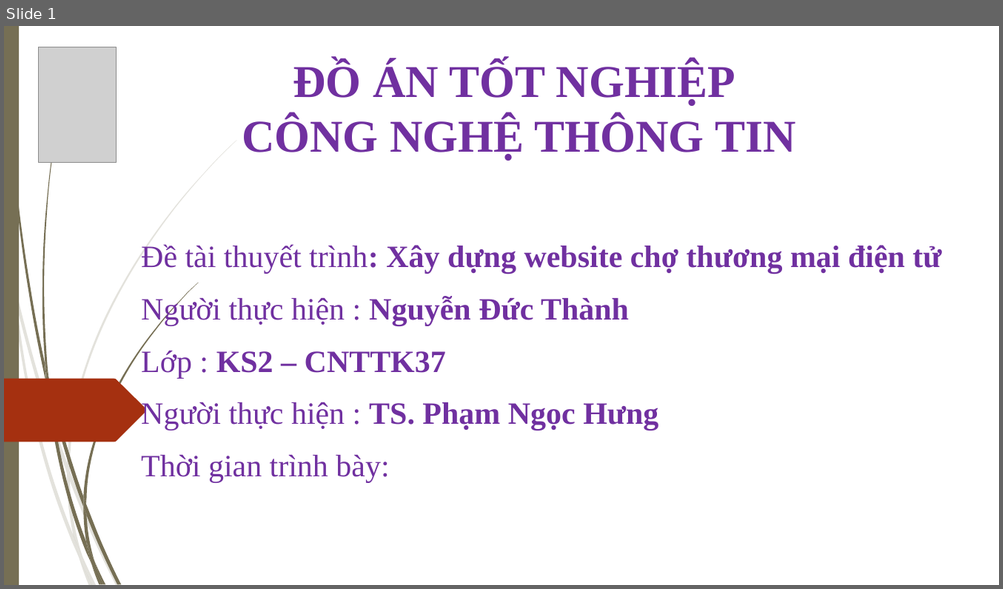
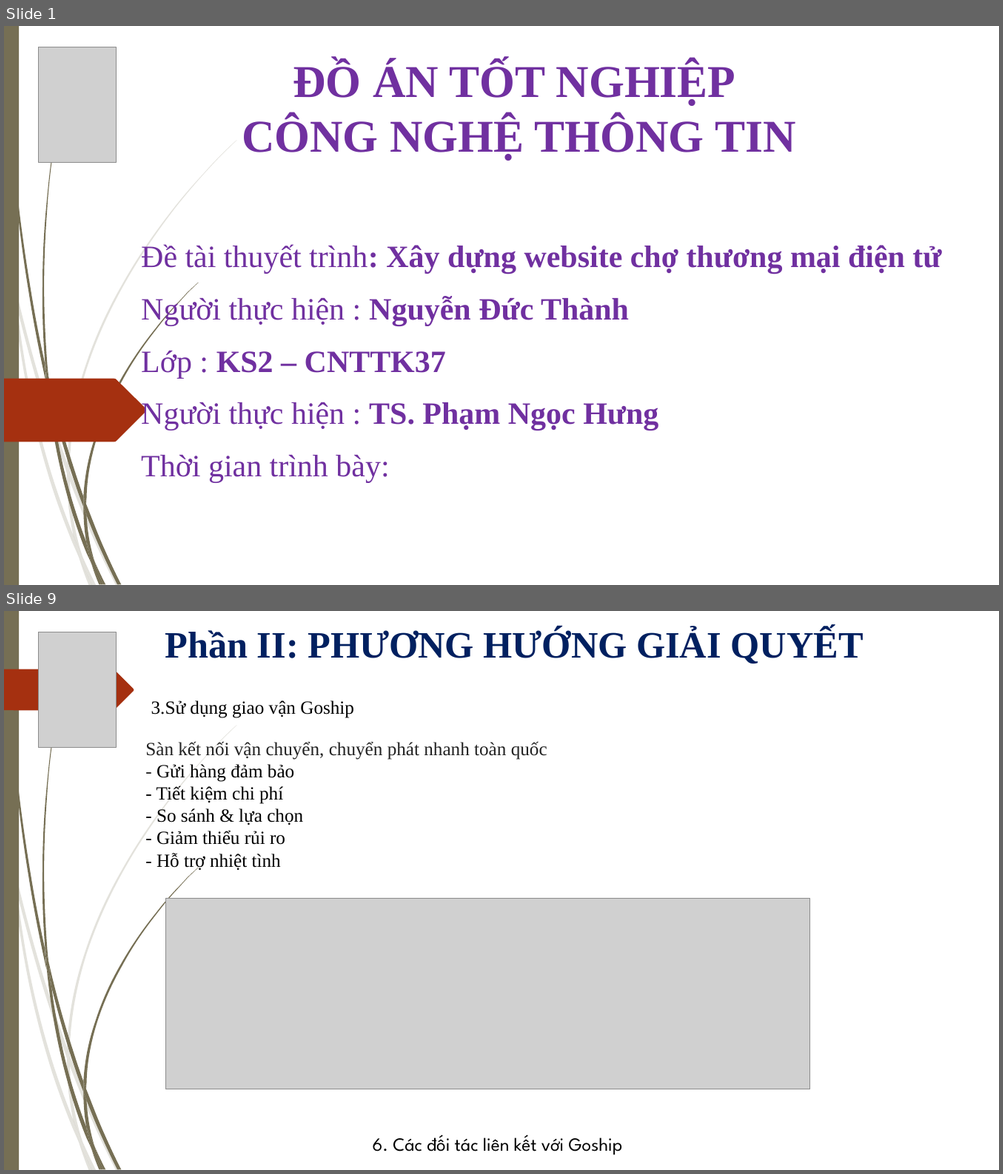
Before and after one commit to thanhgonzalo/datn, a slide deck: Slide.ppt. Shown one above the other, each under a label of ours: slide 1 before the commit, slides 1 and 9 after it; the slides between them are not shown. The pictures are 1003x589 and 1003x1174 pixels, drawn with LibreOffice and Linux fonts; fonts in the diff are those of the drawing; grey boxes stand for pictures; background and template pictures are left out. Boxes give left, top, right and bottom in pixels: in the first picture for what was removed or moved away, otherwise in the second. Text is boxed around its words. In the diff, an @@ line names an element or a change of style, - is before the commit and + after.

```diff
--- a/Slide.ppt
+++ b/Slide.ppt
@@ slide 9 added at [4, 611, 999, 1170], background picture (left out); not listed: 23 template elements that a slide beside it also shows @@
@@ picture added at [38, 632, 116, 747] @@
@@ text added at [165, 629, 863, 664], 36 pt, text #002060, bold @@
+Phần II: PHƯƠNG HƯỚNG GIẢI QUYẾT
@@ freeform shape added at [4, 669, 134, 711], fill #A53010 @@
@@ text added at [151, 701, 354, 718], 18 pt, text #000000 @@
+3.Sử dụng giao vận Goship
@@ text added at [145, 741, 547, 871], 18 pt, text #000000 @@
+Sàn kết nối vận chuyển, chuyển phát nhanh toàn quốc
+- Gửi hàng đảm bảo
+- Tiết kiệm chi phí
+- So sánh & lựa chọn
+- Giảm thiểu rủi ro
+- Hỗ trợ nhiệt tình
@@ picture added at [166, 899, 810, 1090] @@
@@ text added at [373, 1135, 623, 1156], 18 pt, text #000000 @@
+6. Các đối tác liên kết với Goship
```
Also in this commit, not shown: 1 slide changed, 11 other slides added, 8 slides removed.
